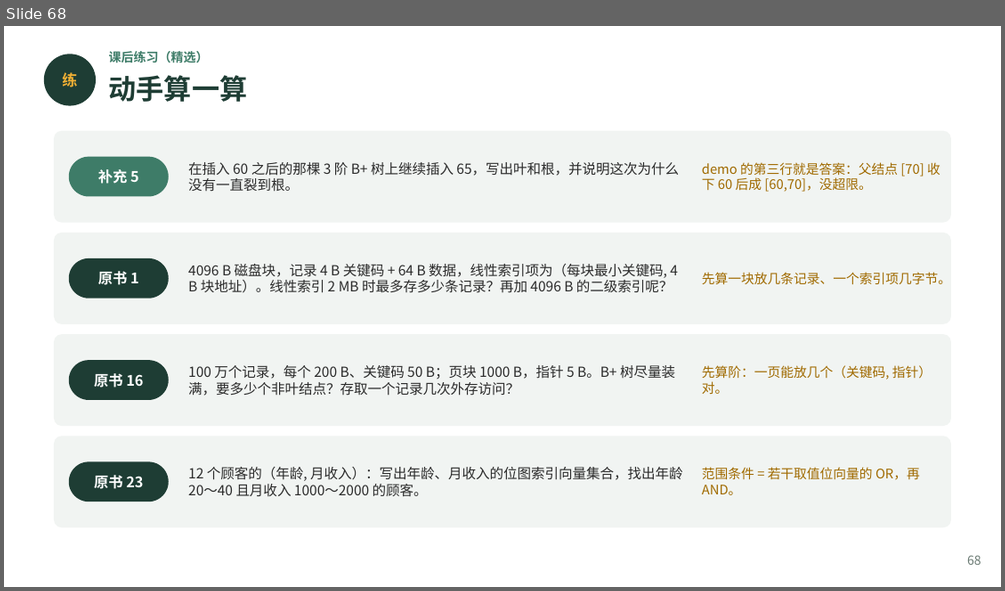
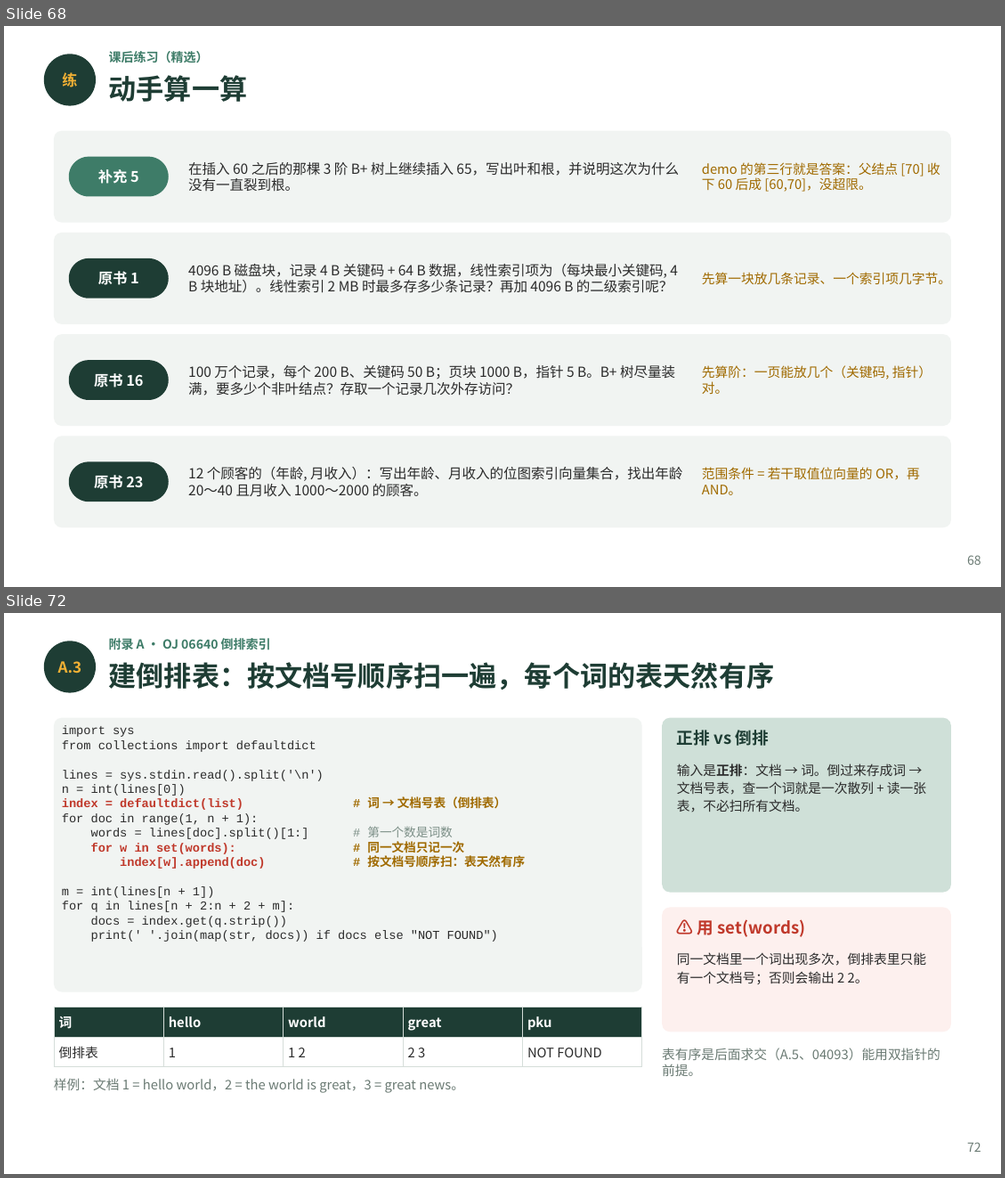
Before and after one commit to GMyhf/2026fall-cs201, a slide deck: courseware/202609_DSA_11_Index.pptx. Shown one above the other, each under a label of ours: slide 68 before the commit, slides 68 and 72 after it; the slides between them are not shown. The pictures are 1005x591 and 1005x1178 pixels, drawn with LibreOffice and Linux fonts; fonts in the diff are those of the drawing. Boxes give left, top, right and bottom in pixels: in the first picture for what was removed or moved away, otherwise in the second. Text is boxed around its words. In the diff, an @@ line names an element or a change of style, - is before the commit and + after.

```diff
--- a/courseware/202609_DSA_11_Index.pptx
+++ b/courseware/202609_DSA_11_Index.pptx
@@ slide 72 added at bbox=[4, 613, 1001, 1174], background #FFFFFF @@
@@ text added at bbox=[109, 637, 271, 653], 9 pt, text #3E7C68, bold @@
+附录 A · OJ 06640 倒排索引
@@ ellipse added at bbox=[44, 641, 96, 693], fill #1E3D34 @@
@@ text added at bbox=[58, 661, 82, 673], 11 pt, text #F2B134, bold @@
+A.3
@@ text added at bbox=[109, 662, 775, 690], 20 pt, text #1E3D34, bold @@
+建倒排表：按文档号顺序扫一遍，每个词的表天然有序
@@ rounded rectangle added at bbox=[54, 718, 642, 992], fill #F1F4F2 @@
@@ rounded rectangle added at bbox=[662, 718, 951, 892], fill #CFE0D8 @@
@@ text added at bbox=[62, 726, 525, 941], 8.8 pt, text #2B2B2B @@
+import sys
+from collections import defaultdict
+lines = sys.stdin.read().split('\n')
+n = int(lines[0])
+index = defaultdict(list) # 词 → 文档号表（倒排表）
+for doc in range(1, n + 1):
+words = lines[doc].split()[1:] # 第一个数是词数
+for w in set(words): # 同一文档只记一次
+index[w].append(doc) # 按文档号顺序扫：表天然有序
+m = int(lines[n + 1])
+for q in lines[n + 2:n + 2 + m]:
+docs = index.get(q.strip())
+print(' '.join(map(str, docs)) if docs else "NOT FOUND")
@@ text added at bbox=[677, 730, 769, 746], 12 pt, text #1E3D34, bold @@
+正排 vs 倒排
@@ text added at bbox=[677, 763, 926, 812], 9.5 pt, text #2B2B2B @@
+输入是正排：文档 → 词。倒过来存成词 → 文档号表，查一个词就是一次散列 + 读一张表，不必扫所有文档。
@@ rounded rectangle added at bbox=[662, 907, 951, 1031], fill #FDF0EE @@
@@ text added at bbox=[697, 919, 806, 937], 12 pt, text #C0392B, bold @@
+⚠ 用 set(words)
@@ text added at bbox=[677, 952, 926, 984], 9.5 pt, text #2B2B2B @@
+同一文档里一个词出现多次，倒排表里只能有一个文档号；否则会输出 2 2。
@@ table added at bbox=[54, 1006, 642, 1106], 2 rows, 5 columns @@
+词 | hello | world | great | pku
+倒排表 | 1 | 1 2 | 2 3 | NOT FOUND
@@ text added at bbox=[662, 1047, 940, 1076], 9.5 pt, text #6B7B74 @@
+表有序是后面求交（A.5、04093）能用双指针的前提。
@@ text added at bbox=[54, 1078, 464, 1093], 9.5 pt, text #6B7B74 @@
+样例：文档 1 = hello world，2 = the world is great，3 = great news。
@@ text added at bbox=[967, 1142, 981, 1151], 9 pt, text #6B7B74 @@
+72
```
Also in this commit, not shown: 2 slides changed, 8 other slides added, 2 other files.
